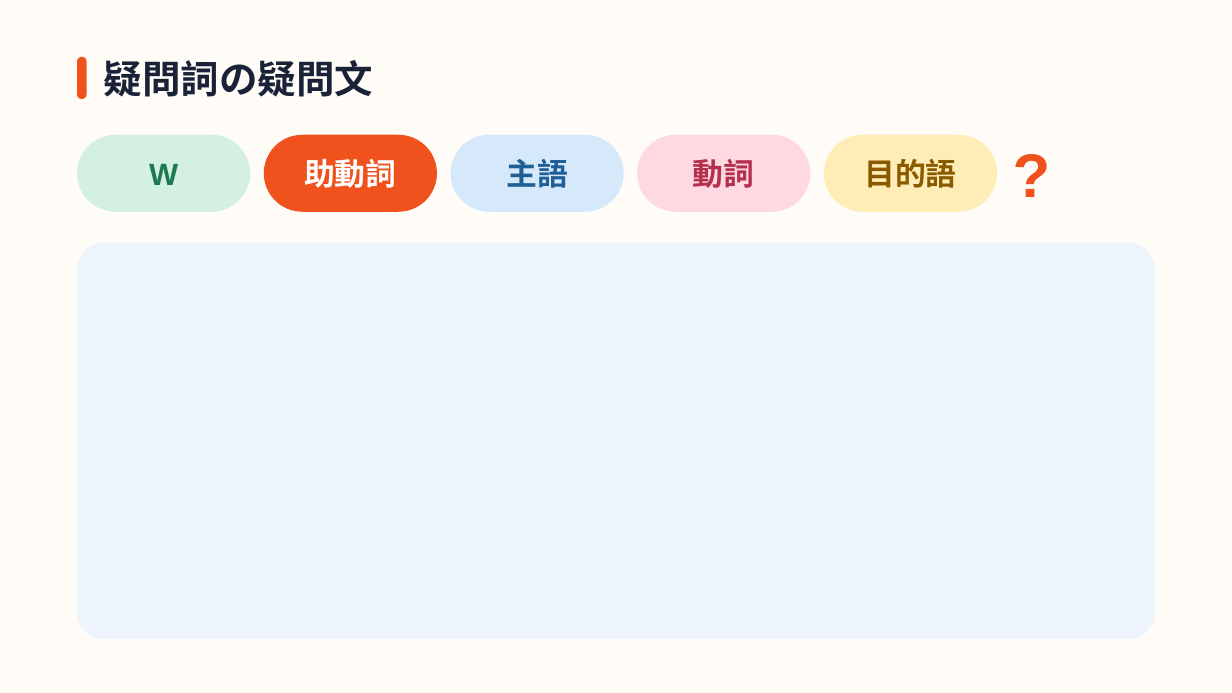
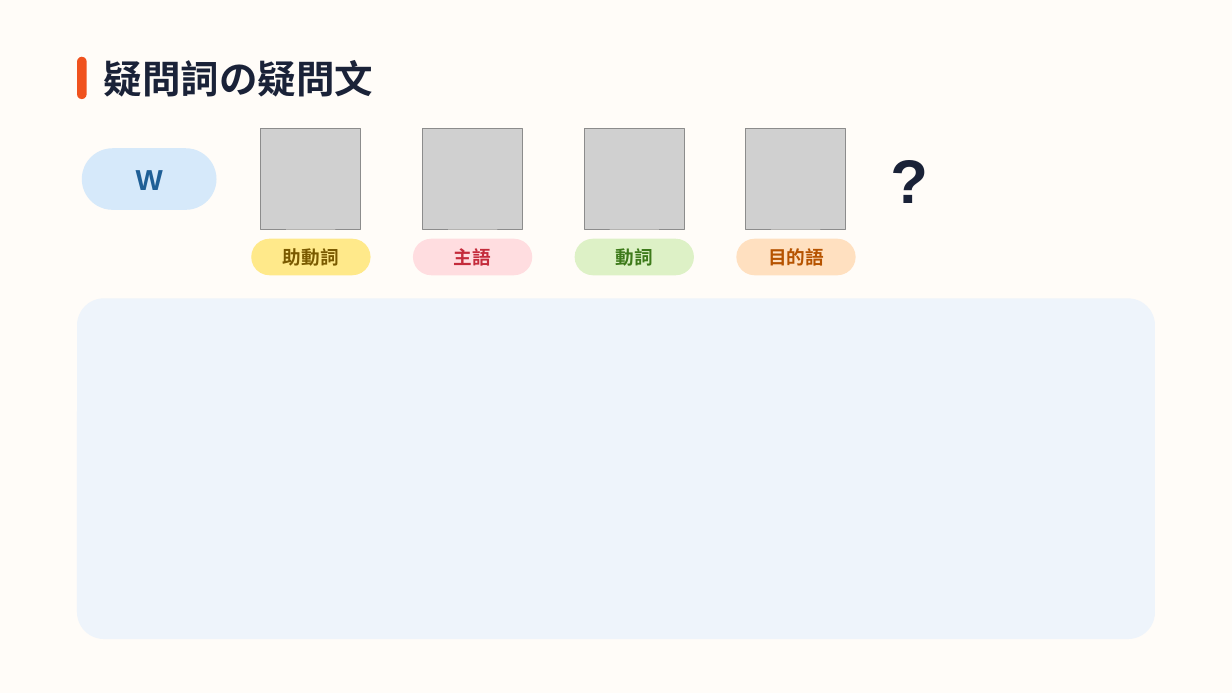
Before and after one commit to hinakajisaki-dev/hina-english, a slide deck: slide 6 of matome/sentence-structure/sentence-structure.pptx. Drawn at 1232x693 pixels with LibreOffice and Linux fonts; fonts in the diff are those of the drawing; grey boxes stand for pictures. Boxes give left, top, right and bottom in pixels: in the first picture for what was removed or moved away, otherwise in the second. Text is boxed around its words. In the diff, an @@ line names an element or a change of style, - is before the commit and + after.

```diff
--- a/matome/sentence-structure/sentence-structure.pptx
+++ b/matome/sentence-structure/sentence-structure.pptx
@@ rounded rectangle: place and size @@
-rounded rectangle at [77,135,250,212]
+rounded rectangle at [82,148,217,210]
@@ rounded rectangle at [82,148,217,210]: fill #D3F0E2 to #D6E9FA @@
@@ picture added at [261,129,360,229] @@
@@ rounded rectangle removed at [263,135,437,212] @@
@@ picture added at [422,129,522,229] @@
@@ rounded rectangle removed at [451,135,625,212] @@
@@ picture added at [584,129,684,229] @@
@@ picture added at [746,129,846,229] @@
@@ rounded rectangle removed at [824,135,998,212] @@
@@ text "?": place and size @@
-text "?" at [1013,139,1091,208]
+text "?" at [871,144,948,213]
@@ text "?" at [871,144,948,213]: text colour #F0521E to #1A2238; alignment left to centre @@
@@ text "W": place and size @@
-text "W" at [149,164,178,185]
+text "W" at [136,170,163,190]
@@ text "W" at [136,170,163,190]: size 24 to 22.5 pt, text colour #1F7A52 to #1F5F96 @@
@@ rounded rectangle added at [251,238,371,275], fill #FFE98A @@
@@ rounded rectangle: place and size @@
-rounded rectangle at [638,135,811,212]
+rounded rectangle at [413,238,532,275]
@@ rounded rectangle at [413,238,532,275]: fill #FFD9E2 to #FFDDE0 @@
@@ rounded rectangle added at [575,238,694,275], fill #DDF1C6 @@
@@ rounded rectangle added at [737,238,856,275], fill #FFE0C0 @@
@@ text "助動詞": place and size @@
-text "助動詞" at [304,159,396,188]
+text "助動詞" at [283,248,339,266]
@@ text "助動詞" at [283,248,339,266]: size 24 to 14.5 pt, text colour #FFFFFF to #7A5A00 @@
@@ text "主語": place and size @@
-text "主語" at [506,159,568,188]
+text "主語" at [454,248,491,266]
@@ text "主語" at [454,248,491,266]: size 24 to 14.5 pt, text colour #1F5F96 to #C42B3B @@
@@ text "動詞": place and size @@
-text "動詞" at [693,159,755,188]
+text "動詞" at [616,248,653,266]
@@ text "動詞" at [616,248,653,266]: size 24 to 14.5 pt, text colour #B3304F to #3D7A1A @@
@@ text "目的語": place and size @@
-text "目的語" at [864,159,956,188]
+text "目的語" at [768,248,824,266]
@@ text "目的語" at [768,248,824,266]: size 24 to 14.5 pt, text colour #8A5A00 to #B65300 @@
@@ rounded rectangle: place and size @@
-rounded rectangle at [77,242,1155,639]
+rounded rectangle at [77,299,1155,640]
@@ rounded rectangle at [77,299,1155,640]: proportions changed @@
```
Also in this commit, not shown: 10 other slides changed, 8 other files.
